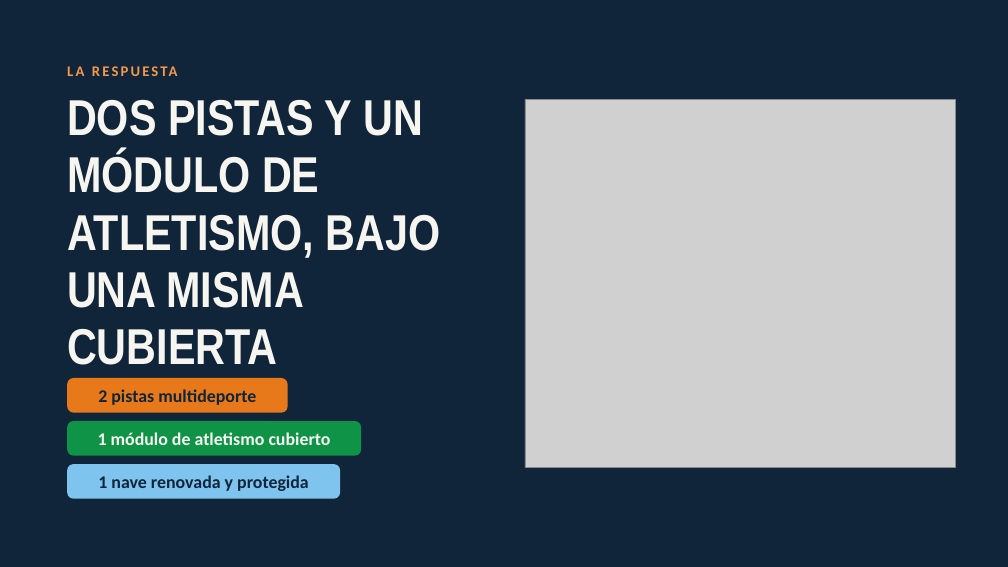
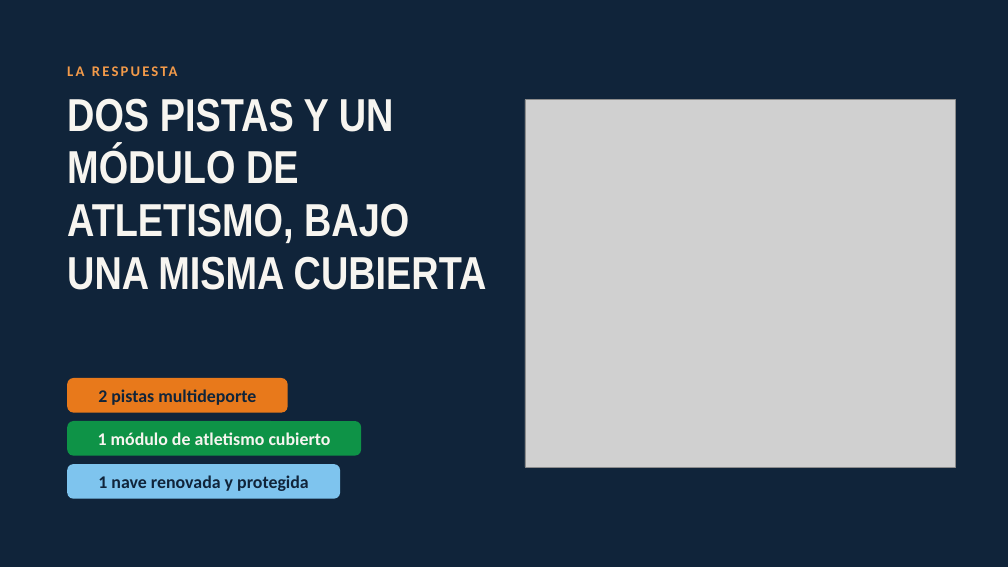
Before and after one commit to federacionatletismoclm-cyber/proyecto_modulo, a slide deck: slide 5 of exportacion/Presentacion_Mejora_Pistas_Multideporte.pptx. Drawn at 1008x567 pixels with LibreOffice and Linux fonts; fonts in the diff are those of the drawing; grey boxes stand for pictures. Boxes give left, top, right and bottom in pixels: in the first picture for what was removed or moved away, otherwise in the second. Text is boxed around its words. In the diff, an @@ line names an element or a change of style, - is before the commit and + after.

```diff
--- a/exportacion/Presentacion_Mejora_Pistas_Multideporte.pptx
+++ b/exportacion/Presentacion_Mejora_Pistas_Multideporte.pptx
@@ text "DOS PISTAS Y UN MÓDULO ..." at [67,98,487,290]: size 48 to 44 pt @@
```
Also in this commit, not shown: 2 other slides changed, 2 other files.
